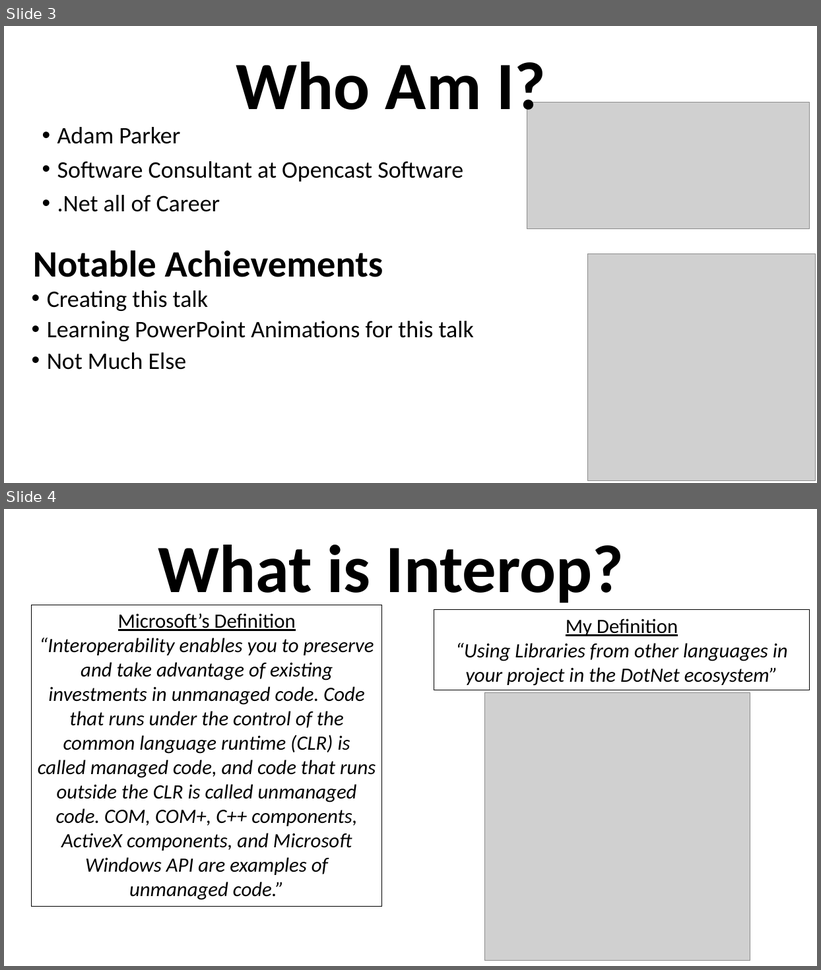
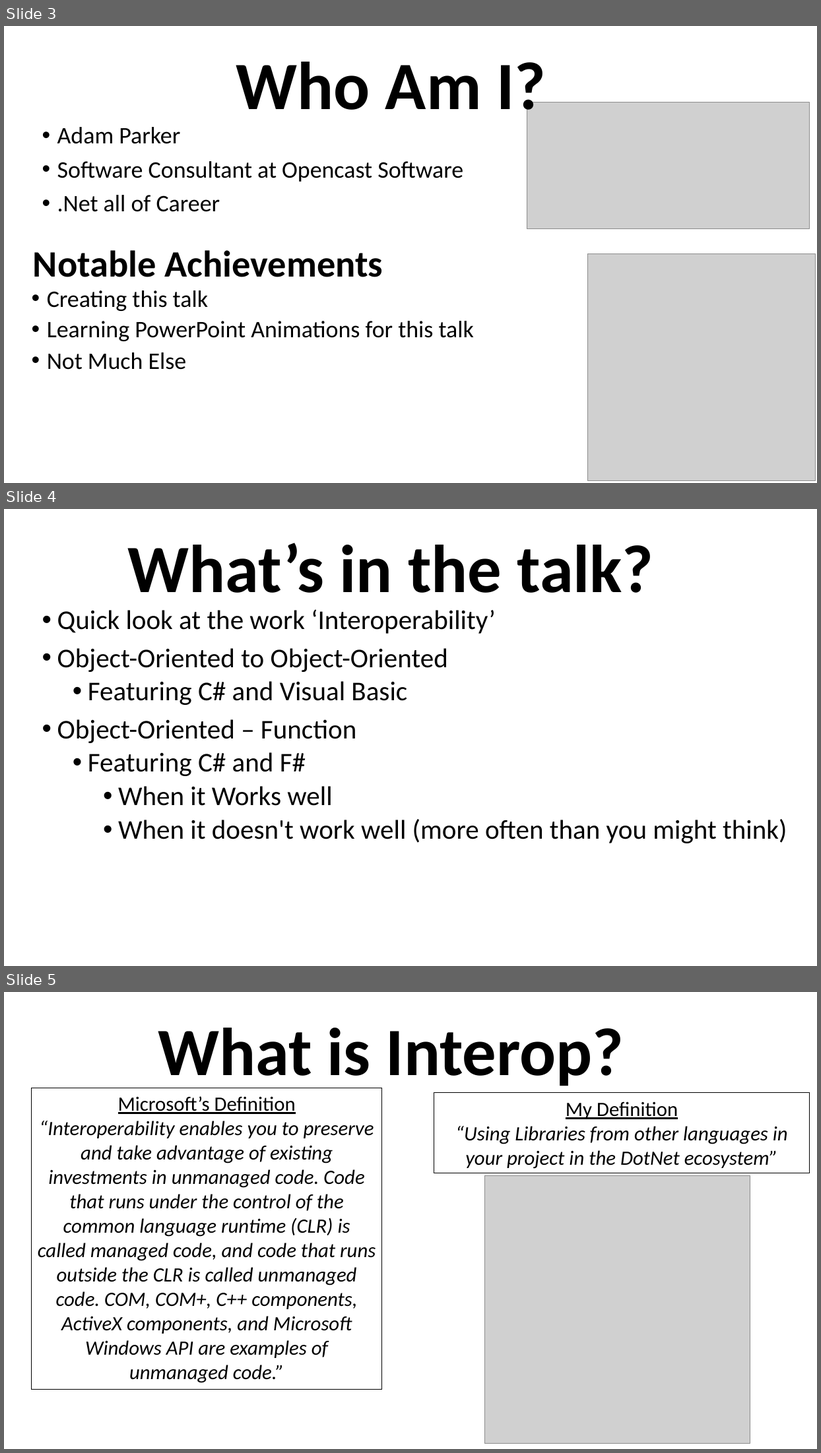
Before and after one commit to grab-a-byte/DotnetInterop, a slide deck: DotnetInteropSlides.pptx. Shown one above the other, each under a label of ours: slides 3 and 4 before the commit, slides 3, 4 and 5 after it. The pictures are 821x970 and 821x1453 pixels, drawn with LibreOffice and Linux fonts; fonts in the diff are those of the drawing; grey boxes stand for pictures. Boxes give left, top, right and bottom in pixels: in the first picture for what was removed or moved away, otherwise in the second. Text is boxed around its words. In the diff, an @@ line names an element or a change of style, - is before the commit and + after.

```diff
--- a/DotnetInteropSlides.pptx
+++ b/DotnetInteropSlides.pptx
@@ slide 4 added at (4,509,817,966), background #FFFFFF @@
@@ text added at (128,543,653,593), 80 pt, text #000000, bold @@
+What’s in the talk?
@@ text added at (57,609,787,844), 32 pt, text #000000 @@
+• Quick look at the work ‘Interoperability’
+• Object-Oriented to Object-Oriented
+  • Featuring C# and Visual Basic
+• Object-Oriented – Function
+  • Featuring C# and F#
+    • When it Works well
+    • When it doesn't work well (more often than you might think)
@@ what was slide 4 is now slide 5 @@
```
Also in this commit, not shown: 5 other slides added, 5 other files.
